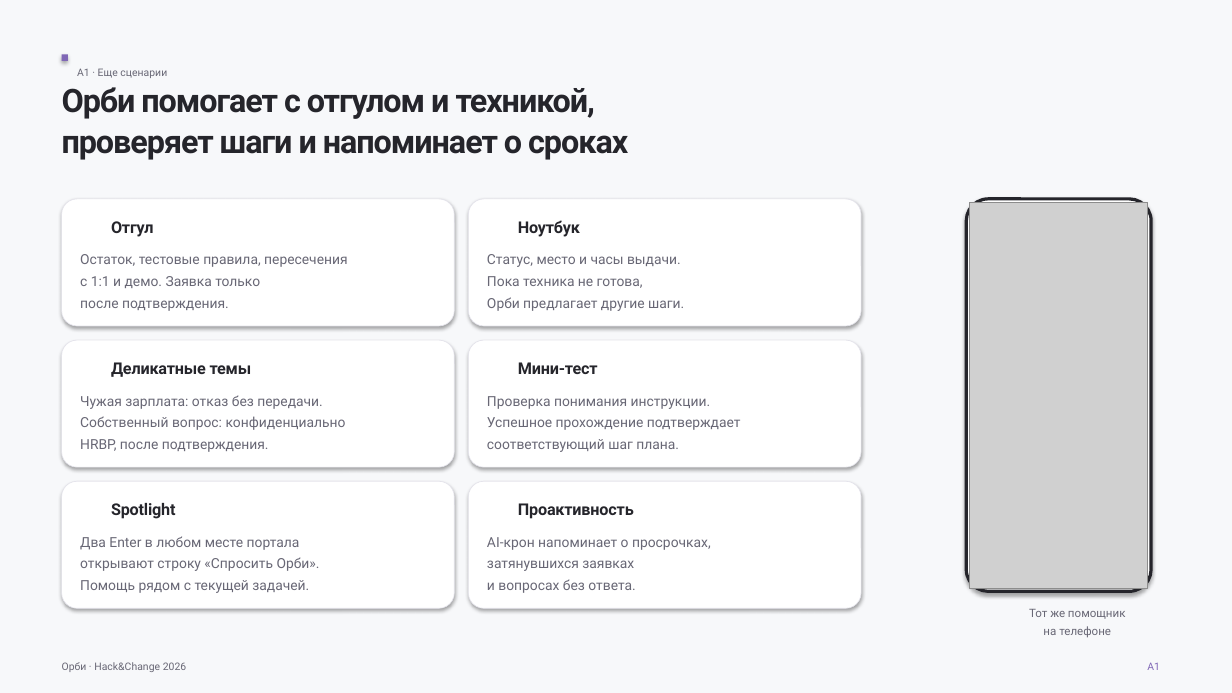
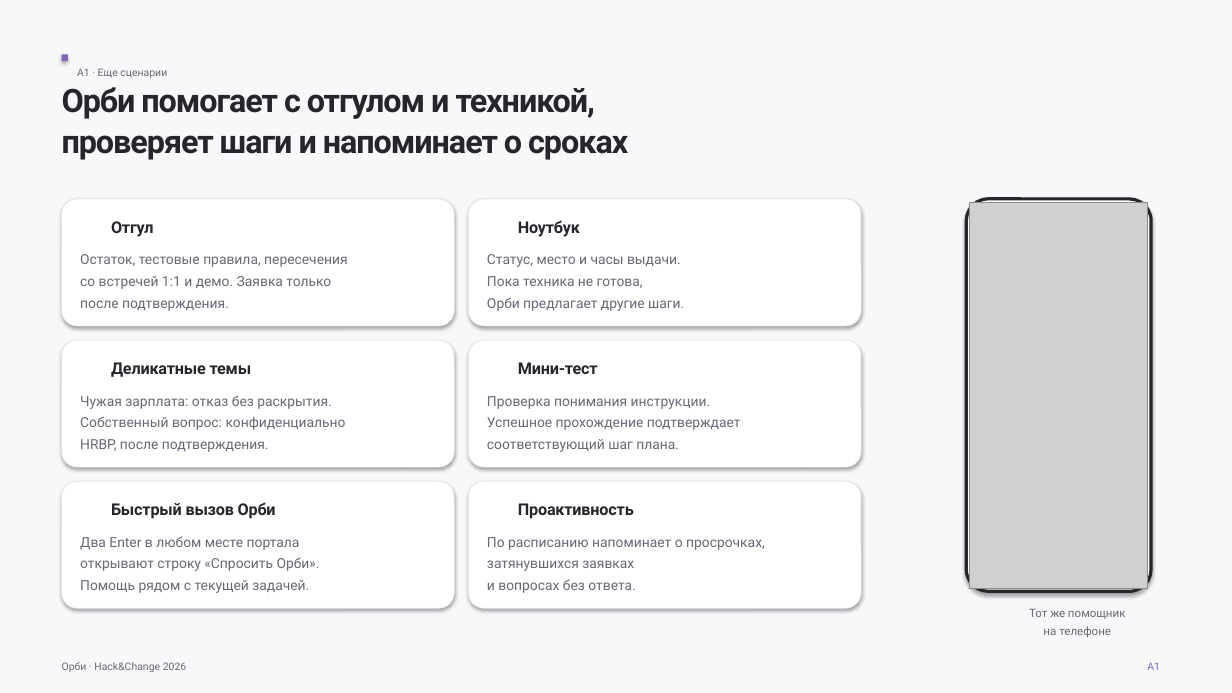
Before and after one commit to luhgeek1/avito-helpus, a slide deck: slide 14 of docs/presentation/orbi-presentation.pptx. Drawn at 1232x693 pixels with LibreOffice and Linux fonts; fonts in the diff are those of the drawing; grey boxes stand for pictures. Boxes give left, top, right and bottom in pixels: in the first picture for what was removed or moved away, otherwise in the second. Text is boxed around its words. In the diff, an @@ line names an element or a change of style, - is before the commit and + after.

```diff
--- a/docs/presentation/orbi-presentation.pptx
+++ b/docs/presentation/orbi-presentation.pptx
@@ text at bbox=[80, 276, 331, 289]: text changed @@
-с 1:1 и демо. Заявка только
+со встречей 1:1 и демо. Заявка только
@@ text at bbox=[80, 395, 331, 409]: text changed @@
-Чужая зарплата: отказ без передачи.
+Чужая зарплата: отказ без раскрытия.
@@ text at bbox=[111, 502, 276, 519]: text changed @@
-Spotlight
+Быстрый вызов Орби
@@ text at bbox=[487, 537, 765, 550]: text changed @@
-AI-крон напоминает о просрочках,
+По расписанию напоминает о просрочках,
```
Also in this commit, not shown: 15 other slides changed, 4 other files.
